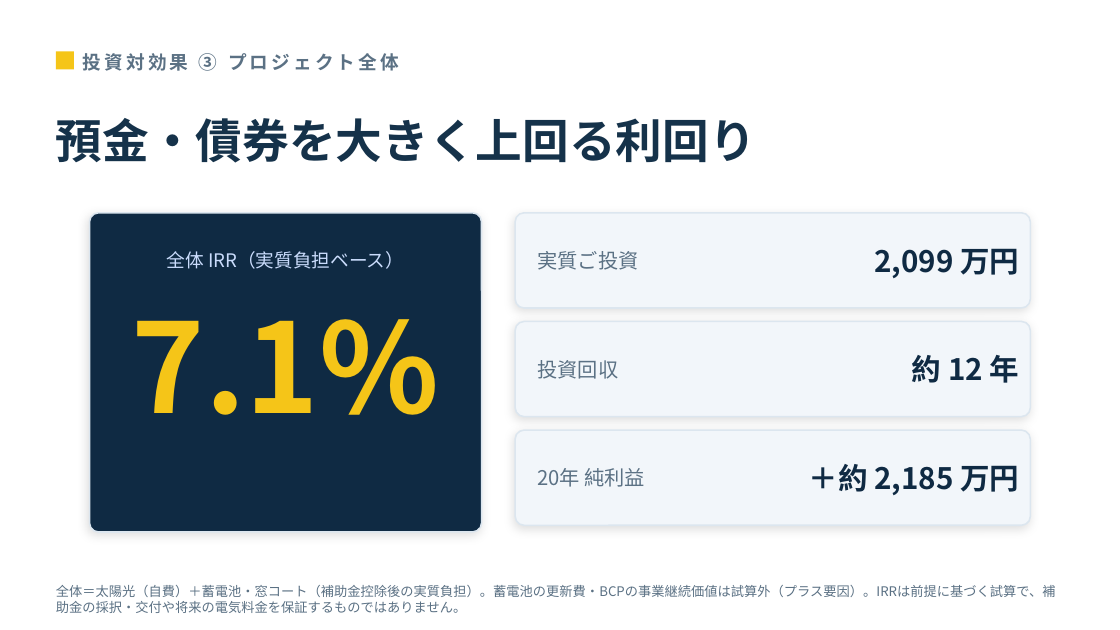
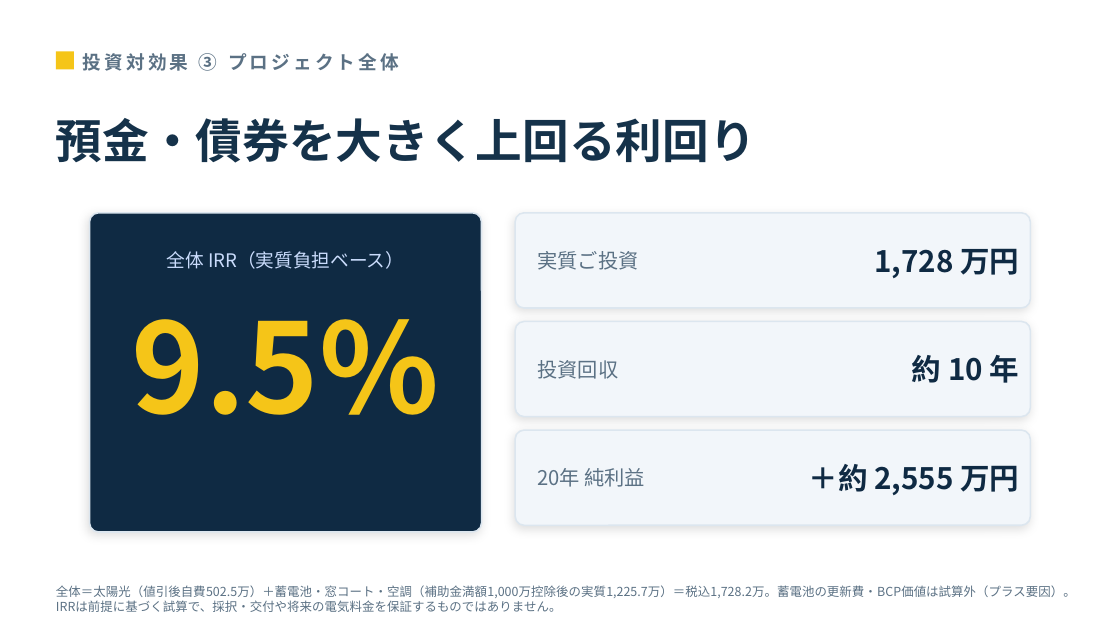
Before and after one commit to t-terasaki-beep/syscom-sustainashield, a slide deck: slide 9 of proposals/clover-gakuen/proposal_IRR.pptx. Drawn at 1120x630 pixels with LibreOffice and Linux fonts; fonts in the diff are those of the drawing. Boxes give left, top, right and bottom in pixels: in the first picture for what was removed or moved away, otherwise in the second. Text is boxed around its words. In the diff, an @@ line names an element or a change of style, - is before the commit and + after.

```diff
--- a/proposals/clover-gakuen/proposal_IRR.pptx
+++ b/proposals/clover-gakuen/proposal_IRR.pptx
@@ text at bbox=[874, 248, 1019, 278]: text changed @@
-2,099 万円
+1,728 万円
@@ text at bbox=[132, 319, 439, 415]: text changed @@
-7.1%
+9.5%
@@ text at bbox=[912, 355, 1020, 383]: text changed @@
-約 12 年
+約 10 年
@@ text at bbox=[809, 464, 1019, 495]: text changed @@
-＋約 2,185 万円
+＋約 2,555 万円
@@ text at bbox=[56, 585, 1076, 612]: text changed; size 8.5 to 8 pt @@
-全体＝太陽光（自費）＋蓄電池・窓コート（補助金控除後の実質負担）。蓄電池の更新費・BCPの事業継続価値は試算外（プラス要因）。IRRは前提に基づく試算で、補助金の採択・交付や将来の電気料金を保証するものではありません。
+全体＝太陽光（値引後自費502.5万）＋蓄電池・窓コート・空調（補助金満額1,000万控除後の実質1,225.7万）＝税込1,728.2万。蓄電池の更新費・BCP価値は試算外（プラス要因）。IRRは前提に基づく試算で、採択・交付や将来の電気料金を保証するものではありません。
```
Also in this commit, not shown: 7 other slides changed, 11 other files.
